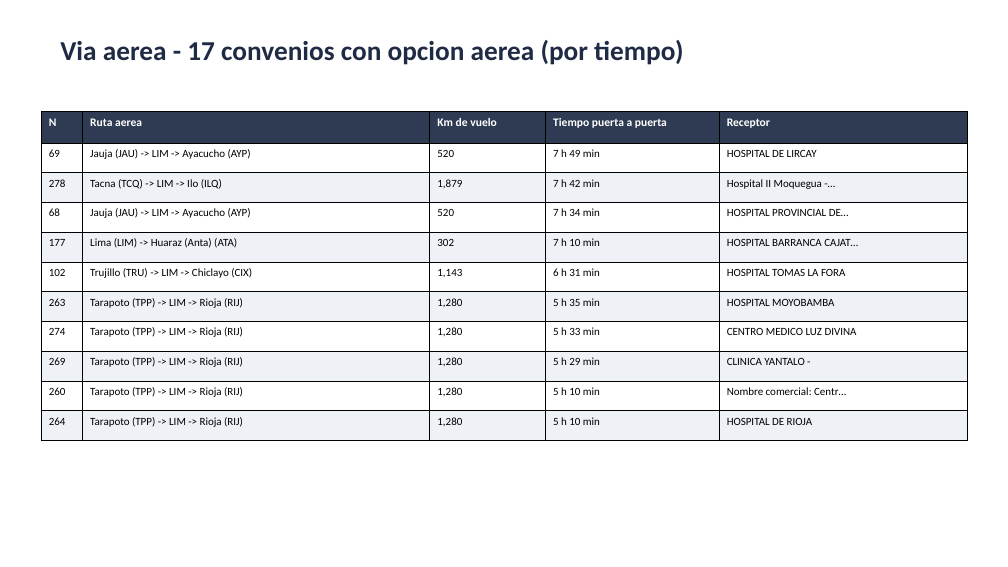
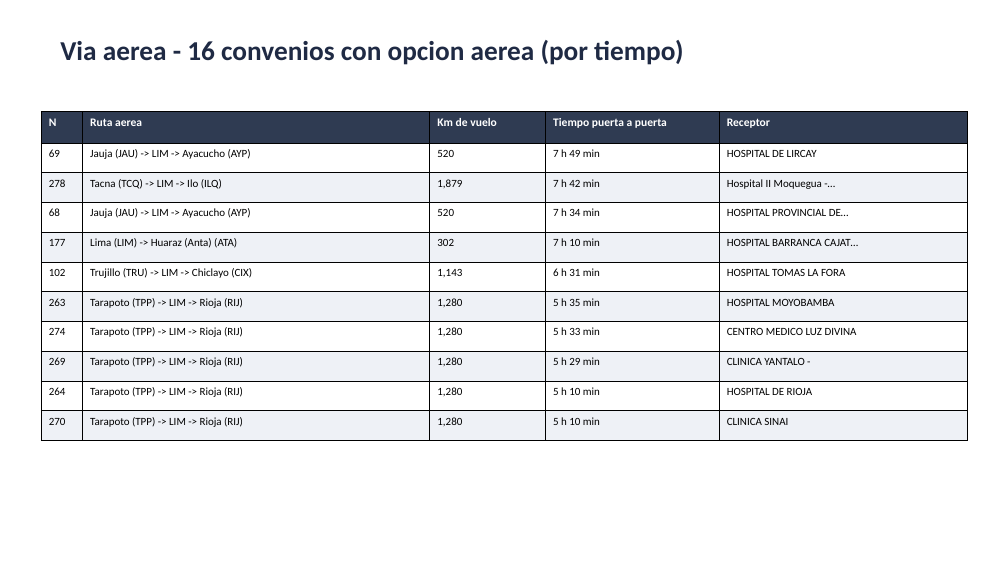
Before and after one commit to rojasarca-code/geolocalizacion-bancos-sangre-diban, a slide deck: slide 5 of datos/Resumen_tiempos_convenios_BS.pptx. Drawn at 1008x567 pixels with LibreOffice and Linux fonts; fonts in the diff are those of the drawing. Boxes give left, top, right and bottom in pixels: in the first picture for what was removed or moved away, otherwise in the second. Text is boxed around its words. In the diff, an @@ line names an element or a change of style, - is before the commit and + after.

```diff
--- a/datos/Resumen_tiempos_convenios_BS.pptx
+++ b/datos/Resumen_tiempos_convenios_BS.pptx
@@ text at (60,40,683,65): text changed @@
-Via aerea - 17 convenios con opcion aerea (por tiempo)
+Via aerea - 16 convenios con opcion aerea (por tiempo)
@@ table at (42,112,968,431) @@
-row 10: 260 | Tarapoto (TPP) -> LIM -> Rioja (RIJ) | 1,280 | 5 h 10 min | Nombre comercial: Centr…
+row 11: 270 | Tarapoto (TPP) -> LIM -> Rioja (RIJ) | 1,280 | 5 h 10 min | CLINICA SINAI
```
Also in this commit, not shown: 5 other slides changed, 5 other files.
